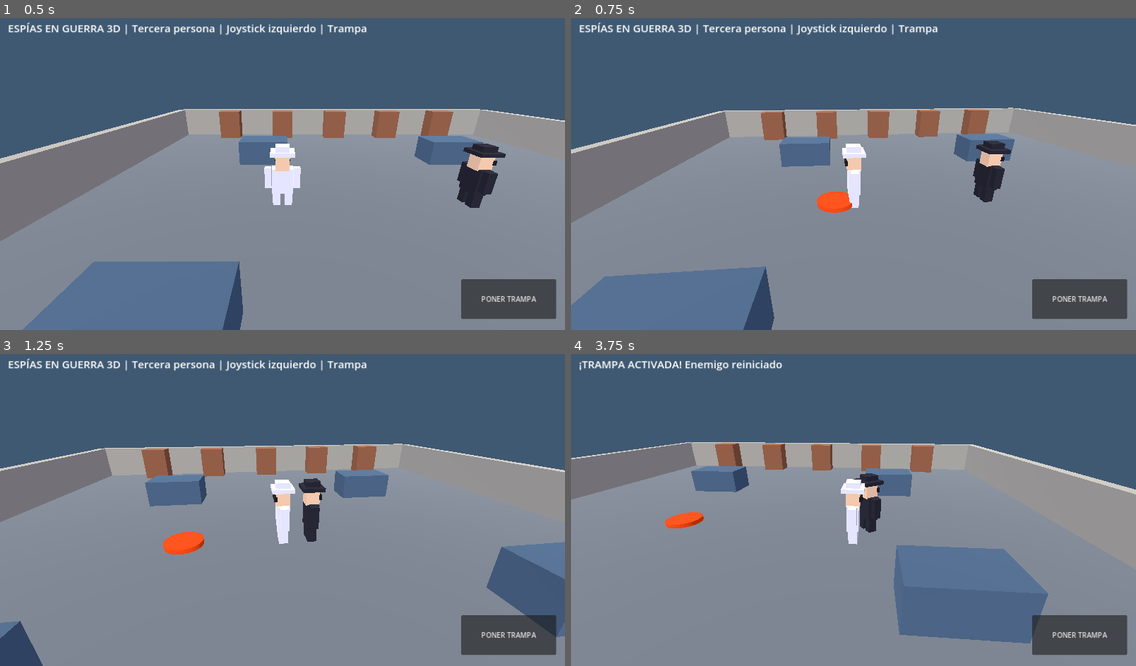
Above: before the commit, frames 1-4 (two rows, left to right).
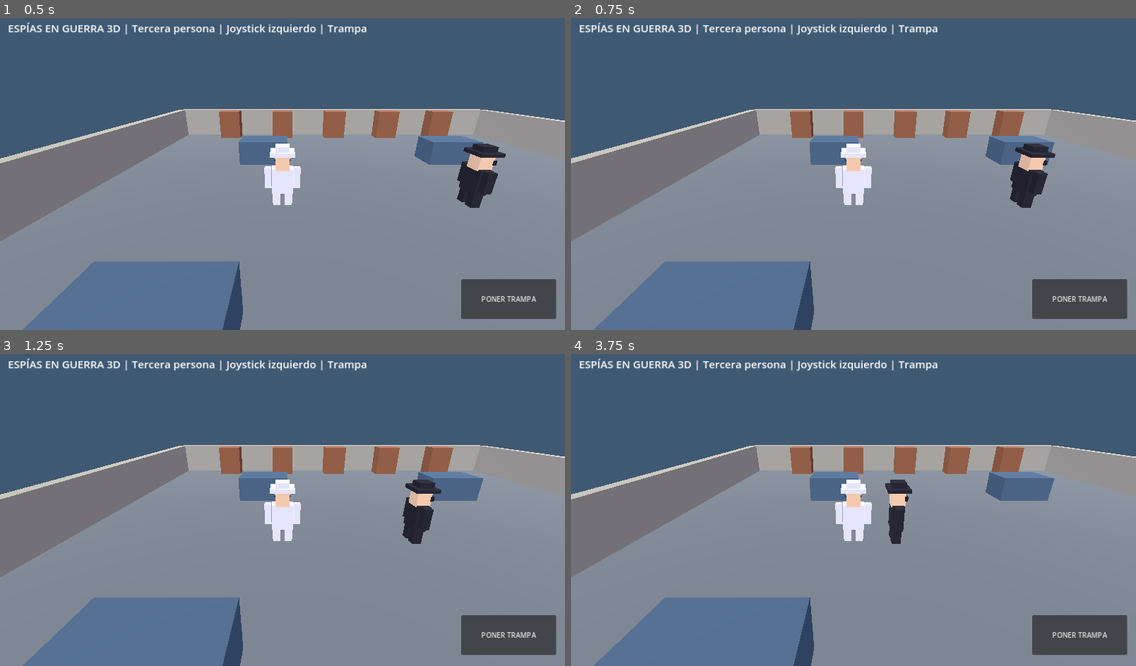
Above: after the commit, the same moments.

Repository: SeniorHost/Espias-en-Guerra-3D
Game: Godot game, scene res://scenes/main.tscn
Same seed, same stepped clock (60 frames per second), same inputs: the game is played once before the commit and once after it.
Inputs (mouse positions are in pixels of both pictures, inside the frame that each line leads up to):
- Up to frame 1 (0.5 s): no input
- Up to frame 2 (0.75 s): move the mouse to (977, 155) at 0.52 s; hold D (move_right) from 0.53 s (still down); tap Space (place_trap) at 0.6 s; click (977, 155) at 0.67 s
- Up to frame 3 (1.25 s): keep holding D (move_right)
- Up to frame 4 (3.75 s): release D (move_right) at 1.25 s; drag from (740, 522) to (825, 569) at 1.27 s; move the mouse to (910, 438) at 2.02 s; hold D (move_right) 2.03-2.75 s; tap Space (place_trap) at 2.1, 3.6 s; drag from (825, 569) to (684, 460) at 2.77 s; move the mouse to (1023, 553) at 3.52 s; hold A (move_left) from 3.53 s (still down)

Frame 1 is identical in both runs. In frame 2, 15% of the frame differs, in the area x 0-100%, y 28-100%; in frame 3, 26%; in frame 4, 32%, in the area x 0-100%, y 1-100%.
Error after the commit: Invalid access to property or key 'jump_requested' on a base object of type 'Node3D (main.gd)'. (res://scripts/player.gd:38)

Commit message:
Implement camera-relative movement, analog sneak walk run, acceleration gravity and jumping

Diff:
--- a/scripts/player.gd
+++ b/scripts/player.gd
@@ -1,17 +1,45 @@
 extends CharacterBody3D
 
-const SPEED := 5.5
+const RUN_SPEED := 5.5
+const WALK_SPEED := 2.8
+const SNEAK_SPEED := 1.25
+const ACCELERATION := 16.0
+const FRICTION := 21.0
+const JUMP_VELOCITY := 6.0
+const GRAVITY := 20.0
+
 func _physics_process(delta: float) -> void:
-	var input := Input.get_vector("move_left", "move_right", "move_forward", "move_back")
-	var world := get_parent()
-	if world.joy.length() > 0.08:
-		input = world.joy
-	var direction := Vector3(input.x, 0, input.y)
-	velocity.x = direction.x * SPEED
-	velocity.z = direction.z * SPEED
-	velocity.y -= 20.0 * delta
-	if direction.length() > 0.1:
-		rotation.y = atan2(direction.x, direction.z)
+	var world = get_parent()
+	var axis: Vector2 = Input.get_vector("move_left", "move_right", "move_forward", "move_back")
+	if world.touch_id != -1:
+		axis = world.joy
+	var camera: Camera3D = world.follow_camera
+	var forward := -camera.global_transform.basis.z
+	var right := camera.global_transform.basis.x
+	forward.y = 0.0
+	right.y = 0.0
+	forward = forward.normalized()
+	right = right.normalized()
+	var direction := (right * axis.x - forward * axis.y).normalized()
+	var strength := clampf(axis.length(), 0.0, 1.0)
+	var speed := RUN_SPEED
+	if strength < 0.36:
+		speed = SNEAK_SPEED
+	elif strength < 0.76:
+		speed = WALK_SPEED
+	var target := direction * speed * strength
+	var rate := ACCELERATION if strength > 0.08 else FRICTION
+	velocity.x = move_toward(velocity.x, target.x, rate * delta)
+	velocity.z = move_toward(velocity.z, target.z, rate * delta)
+	if not is_on_floor():
+		velocity.y -= GRAVITY * delta
+	elif velocity.y < 0.0:
+		velocity.y = -0.1
+	if (world.jump_requested or Input.is_action_just_pressed("jump")) and is_on_floor():
+		velocity.y = JUMP_VELOCITY
+	world.jump_requested = false
+	if direction.length_squared() > 0.01:
+		rotation.y = lerp_angle(rotation.y, atan2(-direction.x, -direction.z), clampf(12.0 * delta, 0.0, 1.0))
 	move_and_slide()
 	if Input.is_action_just_pressed("place_trap"):
 		world.place_trap()
